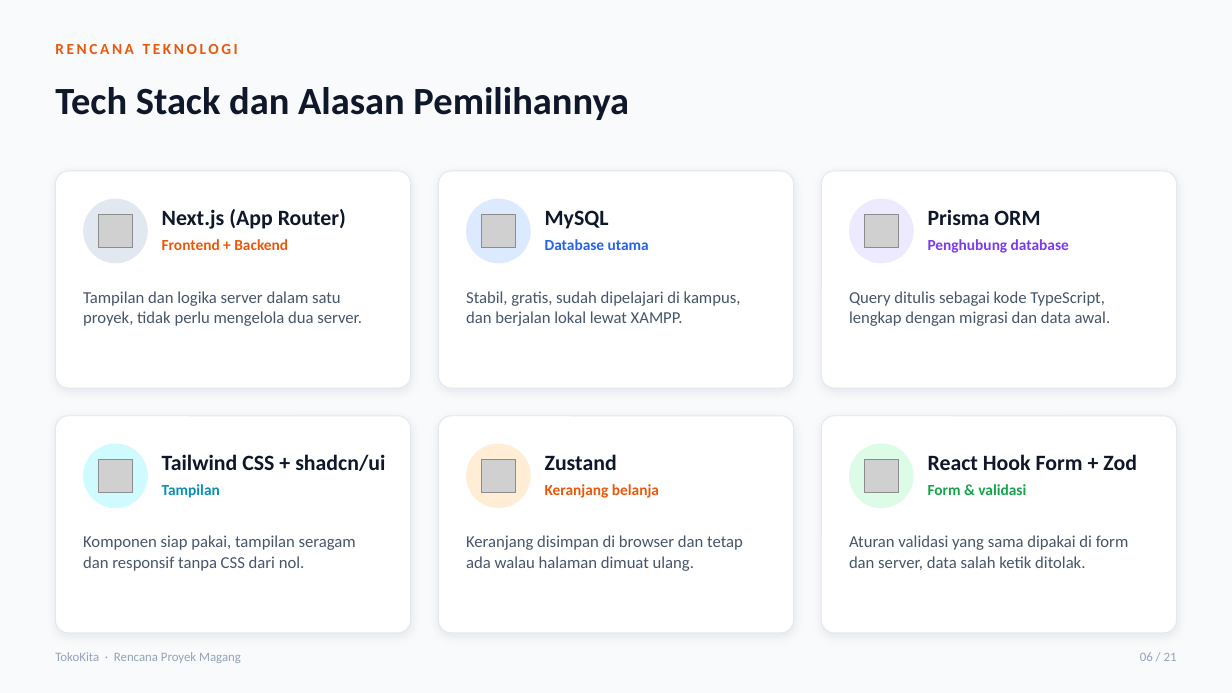
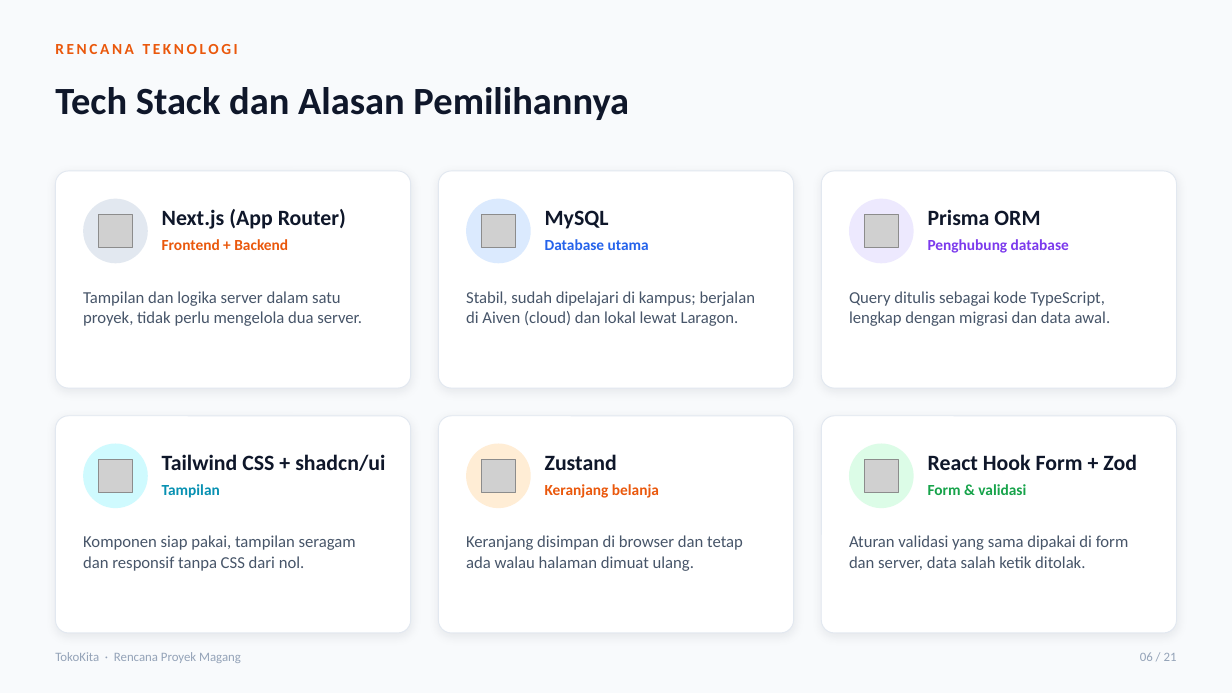
Before and after one commit to Magang-Project-Cmlabs/ecommerce, a slide deck: slide 6 of docs/Presentasi_ECommerce_TokoKita.pptx. Drawn at 1232x693 pixels with LibreOffice and Linux fonts; fonts in the diff are those of the drawing; grey boxes stand for pictures. Boxes give left, top, right and bottom in pixels: in the first picture for what was removed or moved away, otherwise in the second. Text is boxed around its words. In the diff, an @@ line names an element or a change of style, - is before the commit and + after.

Commit message:
docs: perbarui DESIGN.md, status, serah terima, indeks, dan PPT sesuai aplikasi terkini
- DESIGN.md ditulis ulang: arah Apple Store, token --tile, sistem tombol, gerak CSS, layout admin
- PPT: slide 1,5,6,7,10-13,16,19,20 (26 teks) dan 4 gambar mockup diganti tangkapan layar aplikasi; validator PPTX lulus
- PROJECT_STATUS/PROGRESS/SERAH_TERIMA/README/indeks/CLAUDE.md disesuaikan (Vercel Blob, SMTP, Midtrans sandbox, hasil uji)

```diff
--- a/docs/Presentasi_ECommerce_TokoKita.pptx
+++ b/docs/Presentasi_ECommerce_TokoKita.pptx
@@ text at [466, 291, 755, 326]: text changed @@
-Stabil, gratis, sudah dipelajari di kampus, dan berjalan lokal lewat XAMPP.
+Stabil, sudah dipelajari di kampus; berjalan di Aiven (cloud) dan lokal lewat Laragon.
```
Also in this commit, not shown: 7 other slides changed, 7 other files.
